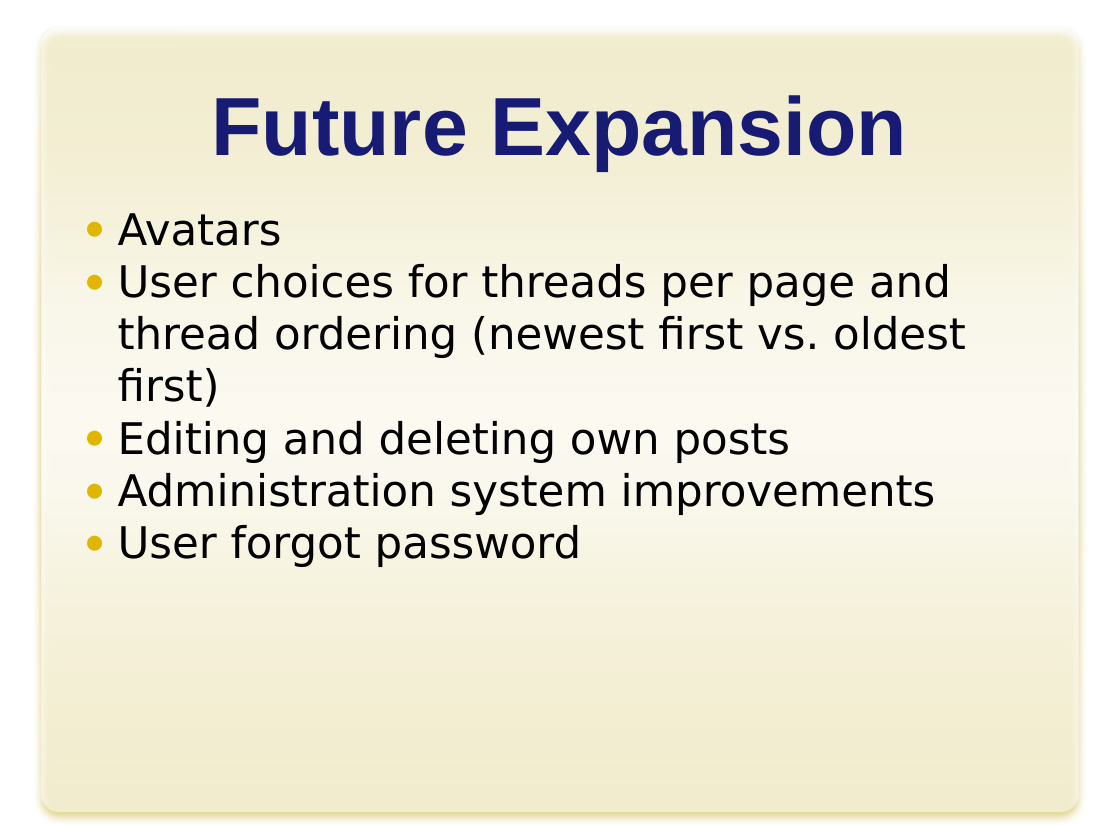
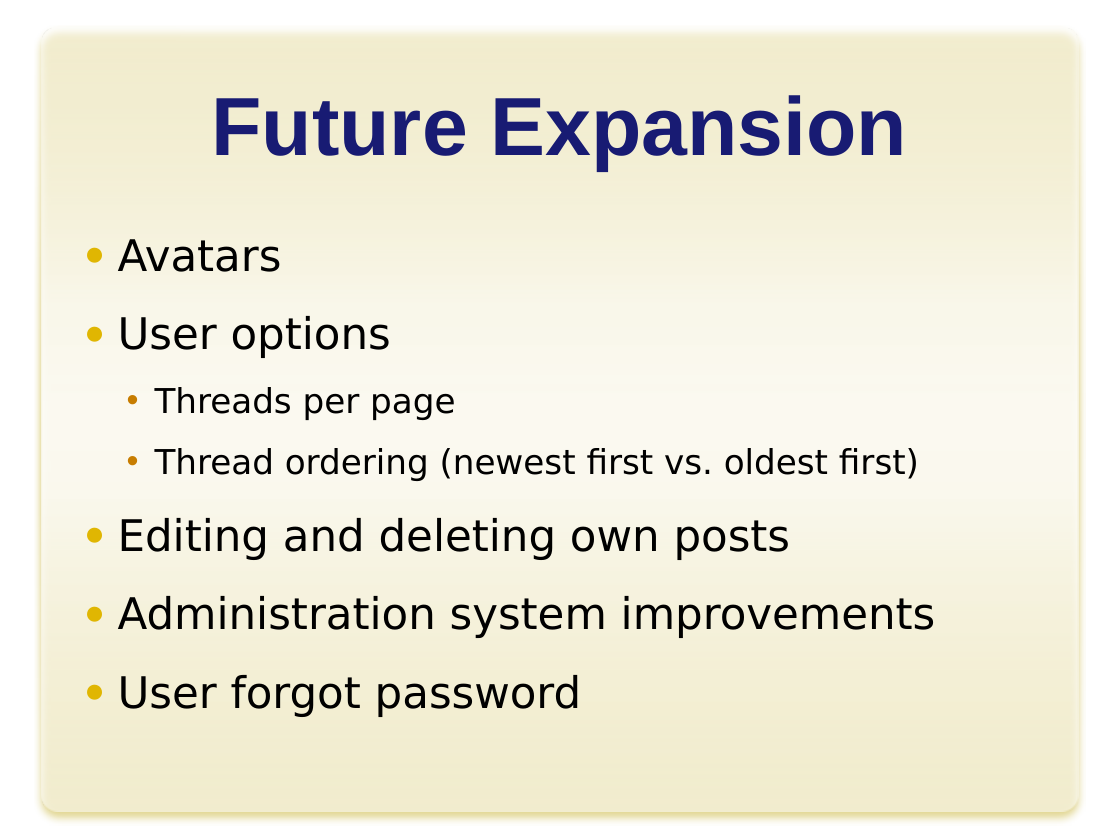
Before and after one commit to yokeholy/jin-jason-forum, a slide deck: slide 8 of J2_Forum.pptx. Drawn at 1120x840 pixels with LibreOffice and Linux fonts; fonts in the diff are those of the drawing; background and template pictures are left out. Boxes give left, top, right and bottom in pixels: in the first picture for what was removed or moved away, otherwise in the second. Text is boxed around its words. In the diff, an @@ line names an element or a change of style, - is before the commit and + after.

```diff
--- a/J2_Forum.pptx
+++ b/J2_Forum.pptx
@@ text at <box>118,239,936,717</box>: line spacing 1 to 1.5 @@
@@ text at <box>118,316,919,481</box>: text changed; size 28 to 22 pt @@
-● User choices for threads per page and thread ordering (newest first vs. oldest first)
+● User options
+  • Threads per page
+  • Thread ordering (newest first vs. oldest first)
```
Also in this commit, not shown: 5 other slides changed.
